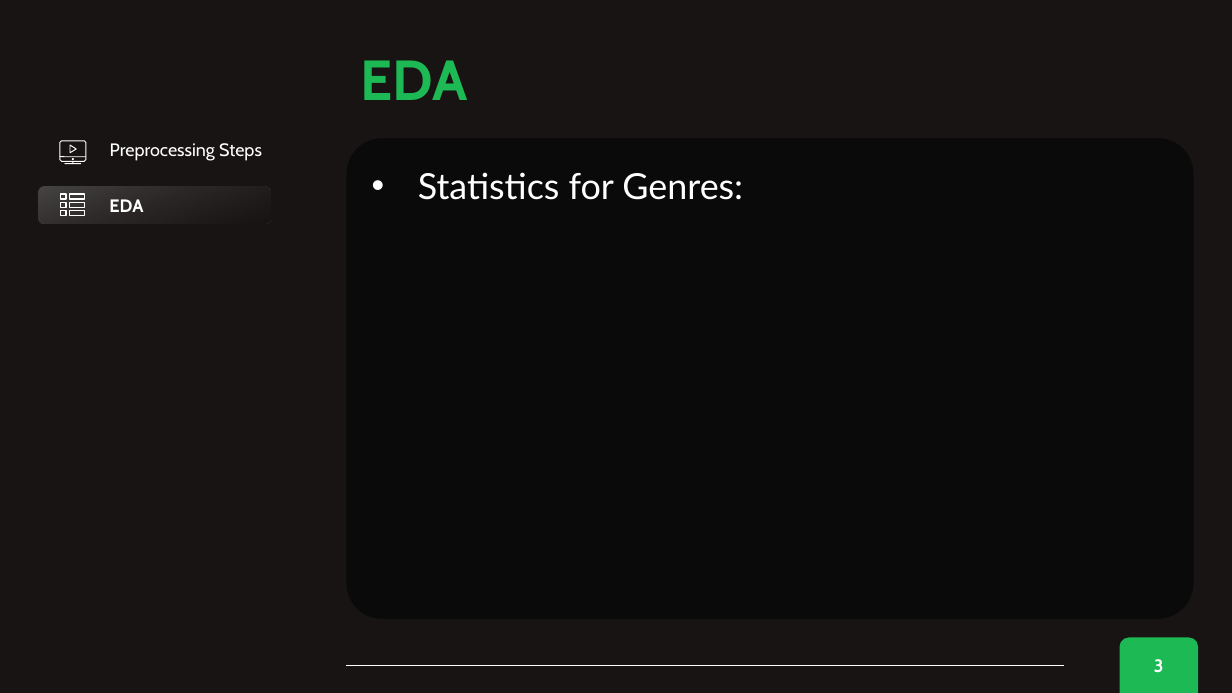
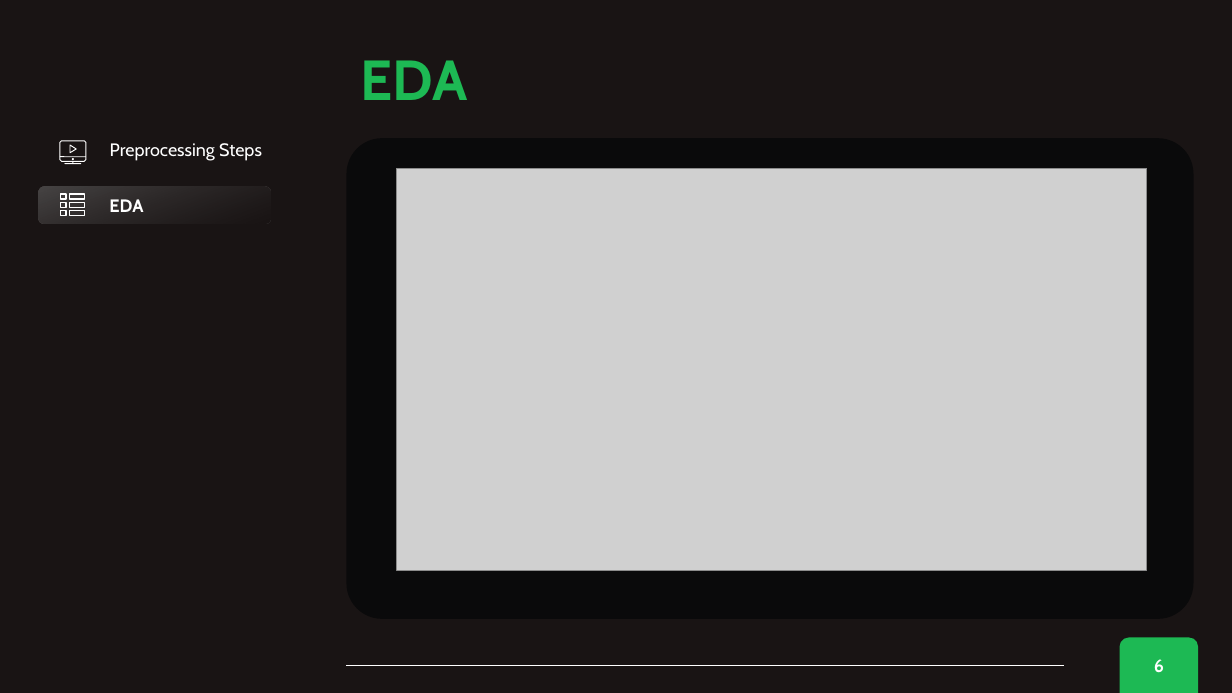
Before and after one commit to merve017/spotify_nlp, a slide deck: slide 6 of Presentations/Spotify NLP status 20231005.pptx (slide 3 before the commit). Drawn at 1232x693 pixels with LibreOffice and Linux fonts; fonts in the diff are those of the drawing; grey boxes stand for pictures. Boxes give left, top, right and bottom in pixels: in the first picture for what was removed or moved away, otherwise in the second. Text is boxed around its words. In the diff, an @@ line names an element or a change of style, - is before the commit and + after.

```diff
--- a/Presentations/Spotify NLP status 20231005.pptx
+++ b/Presentations/Spotify NLP status 20231005.pptx
@@ picture added at [397,168,1148,570] @@
@@ text removed at [418,172,743,200] @@
-• Statistics for Genres:
@@ page number at [1154,659,1164,673]: text changed @@
-3
+6
```
Also in this commit, not shown: 1 other slide changed, 3 slides added.
